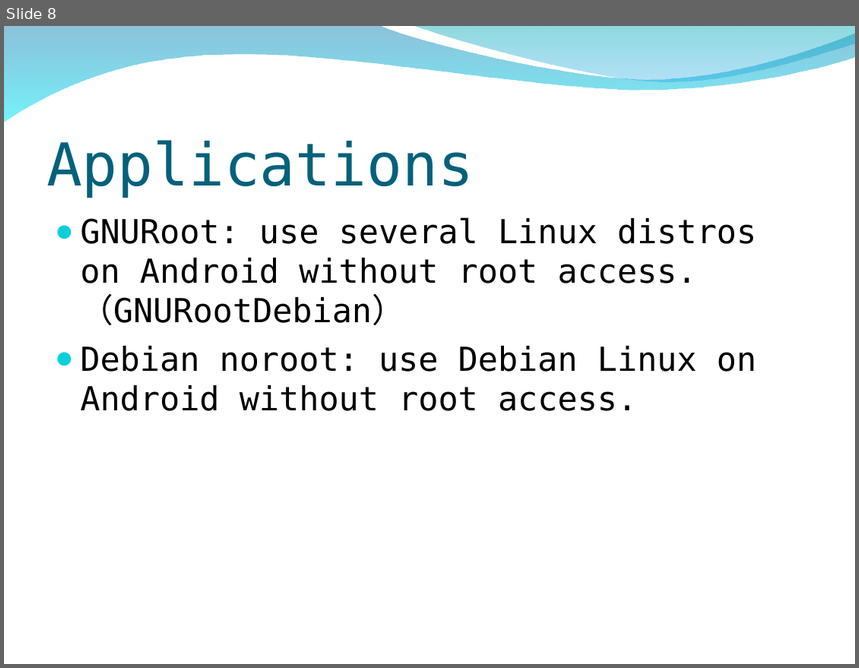
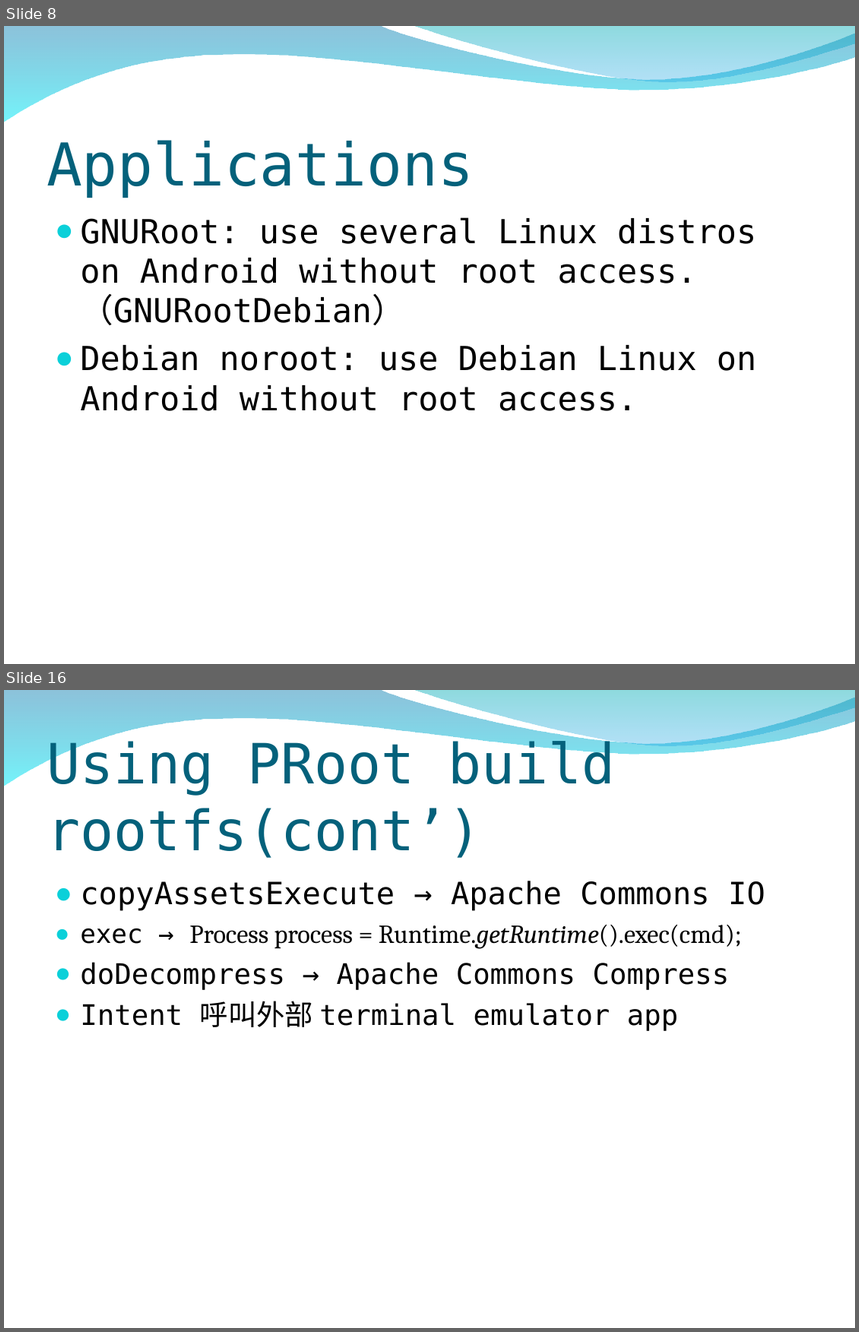
Before and after one commit to peter279k/regular_meeting, a slide deck: Proot.ppt. Shown one above the other, each under a label of ours: slide 8 before the commit, slides 8 and 16 after it; the slides between them are not shown. The pictures are 859x668 and 859x1332 pixels, drawn with LibreOffice and Linux fonts; fonts in the diff are those of the drawing; background and template pictures are left out. Boxes give left, top, right and bottom in pixels: in the first picture for what was removed or moved away, otherwise in the second. Text is boxed around its words. In the diff, an @@ line names an element or a change of style, - is before the commit and + after.

Commit message:
add proot info build 心得與安全性議題

```diff
--- a/Proot.ppt
+++ b/Proot.ppt
@@ slide 16 added at (x1=4, y1=690, x2=855, y2=1328), background picture (left out); not listed: 2 template elements that a slide beside it also shows @@
@@ title added at (x1=47, y1=739, x2=615, y2=858), 47 pt, text #04617B @@
+Using PRoot build rootfs(cont’)
@@ text added at (x1=80, y1=881, x2=766, y2=1031), 24 pt, text #000000 @@
+● copyAssetsExecute → Apache Commons IO
+● exec → Process process = Runtime.getRuntime().exec(cmd);
+● doDecompress → Apache Commons Compress
+● Intent 呼叫外部 terminal emulator app
```
Also in this commit, not shown: 2 slides changed, 10 other slides added.
